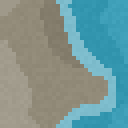
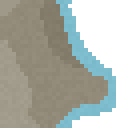
The second (128, 128) image is a revision of the first. Changes to its layers:
painted on "Layer 0" over [68, 0, 128, 128]
